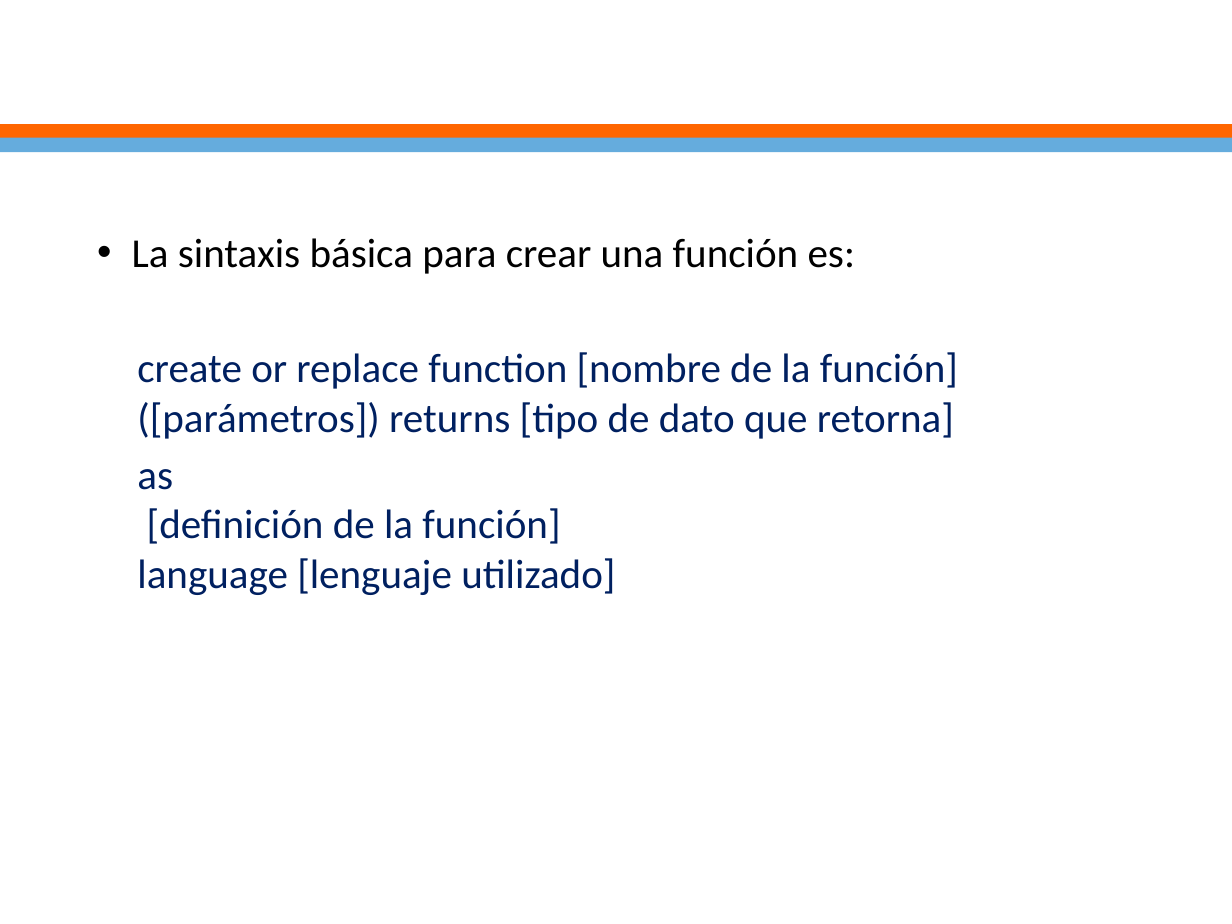
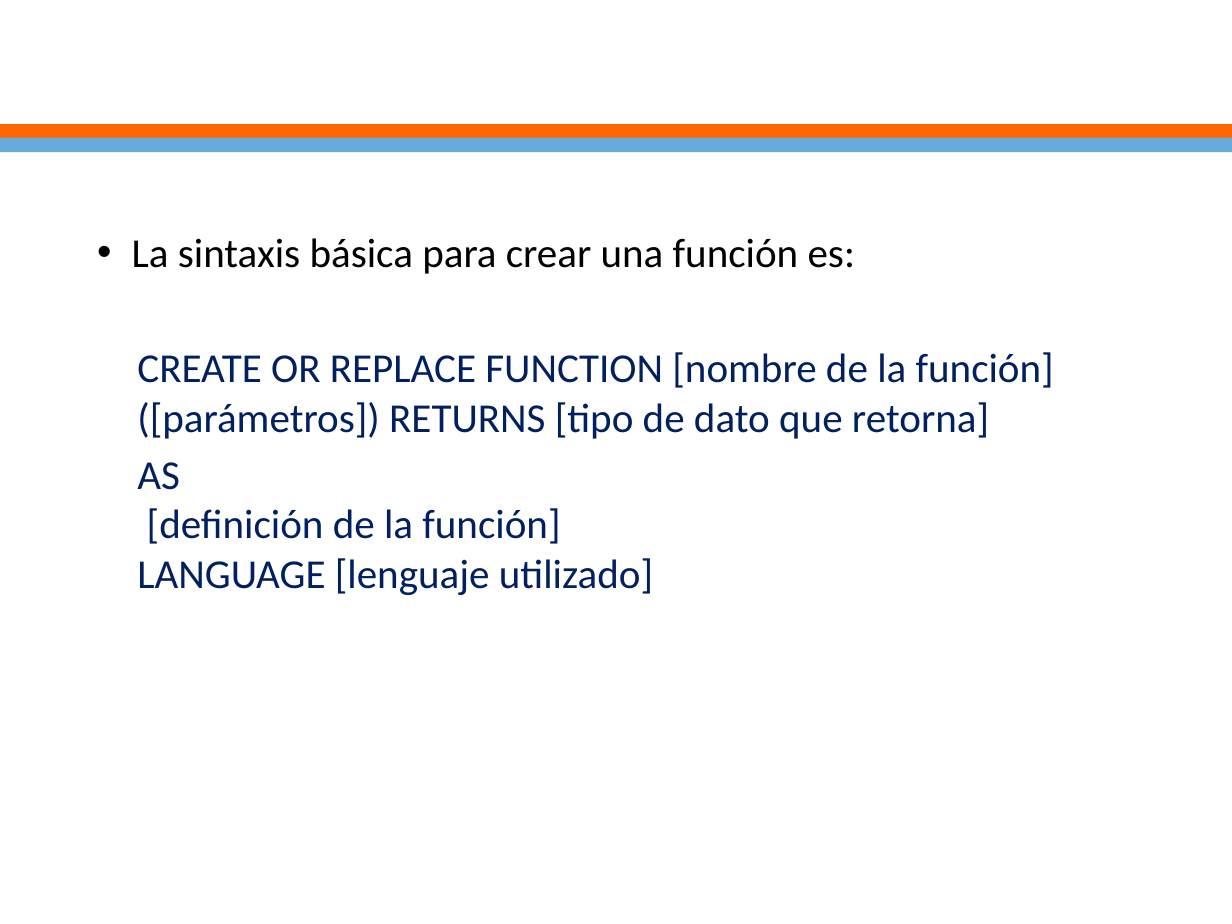
Before and after one commit to ejimenezdelgado/Aplica_db_viernes_1_2017, a slide deck: slide 5 of Clase 8/clase8.pptx. Drawn at 1232x924 pixels with LibreOffice and Linux fonts; fonts in the diff are those of the drawing; background and template pictures are left out. Boxes give left, top, right and bottom in pixels: in the first picture for what was removed or moved away, otherwise in the second. Text is boxed around its words. In the diff, an @@ line names an element or a change of style, - is before the commit and + after.

```diff
--- a/Clase 8/clase8.pptx
+++ b/Clase 8/clase8.pptx
@@ text at <box>137,352,1054,595</box>: text changed @@
-  create or replace function [nombre de la función]([parámetros]) returns [tipo de dato que retorna]
-  as
-  [definición de la función]
-  language [lenguaje utilizado]
+  CREATE OR REPLACE FUNCTION [nombre de la función]([parámetros]) RETURNS [tipo de dato que retorna]
+  AS
+  [definición de la función]
+  LANGUAGE [lenguaje utilizado]
```
Also in this commit, not shown: 3 other slides changed, 2 other files.
